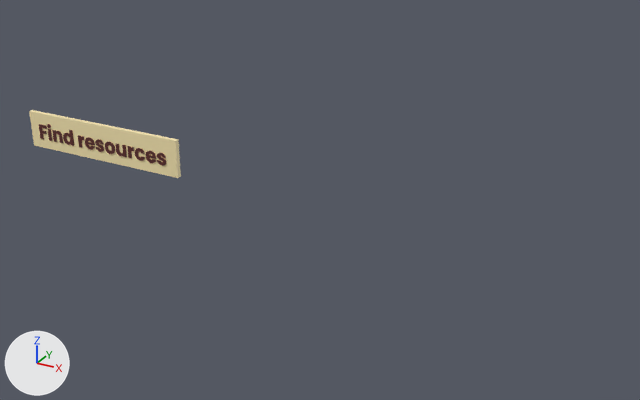
The glTF model education/Assets/findButton.gltf, before and after one commit.
Before and after are seen from a 50 mm camera at (46.14, -16.42, 7.95) aimed at (36.79, 0.59, -0.56). The axes (+X, +Y, +Z) are drawn at lower left. The lights are the same throughout.

The scene before the commit, as lines of its bpy script (objects in view):
```python
me_cube_013 = bpy.data.meshes.new('Cube.013')
me_cube_013.from_pydata(...)  # a box spanning x -0.5..0.5, y -0.5..0.5, z -0.5..0.5
me_cube_013.materials.append(mat_beige_002)  # beige #fbeab4
me_text_006 = bpy.data.meshes.new('Text.006')
me_text_006.from_pydata(...)  # 4562 vertices, 9084 faces; spans x -2.17..2.17, y -0.24..0.24, z -0.05..0.05
me_text_006.materials.append(mat_brown_004)  # dark red #5e2824
ob_findbutton = bpy.data.objects.new('findButton', me_cube_013)
ob_findbutton.location = (30.41, 0.23, -0.11)
ob_findbutton.rotation_euler = (1.571, 0.0, 0.0)  # degrees (90, 0, 0)
ob_findbutton.scale = (4.98, 1.0, 0.125)
ob_text_002 = bpy.data.objects.new('Text.002', me_text_006)
ob_text_002.parent = ob_findbutton
ob_text_002.location = (-0.00166, 0.00062, 0.289)
ob_text_002.scale = (0.201, 1.0, 8.0)
```
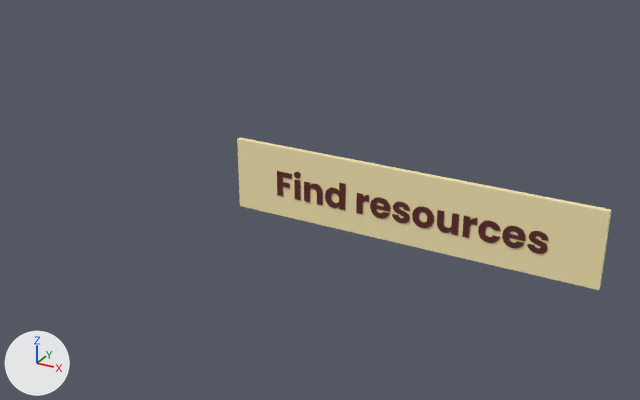
Boxes (x1, y1, x2, y2) around the edits, measured in the pictures (640 x 400 px):
'findButton', moved, rescaled (145% wider, 122% taller): before (29, 110, 181, 178); after (237, 138, 611, 290)
'Text.002', moved, rescaled (112% wider, 95% taller): before (39, 124, 166, 166); after (277, 171, 548, 254)

Edits to the bpy script that builds the scene:
```text
Change ob_findbutton:
    ob_findbutton.location: (30.41, 0.23, -0.11) -> (39.13, 0.23, -0.11)
    ob_findbutton.scale: (4.98, 1.0, 0.125) -> (8.72, 1.75, 0.125)
Change ob_text_002:
    ob_text_002.scale: (0.201, 1.0, 8.0) -> (0.172, 0.857, 8.0)
```
